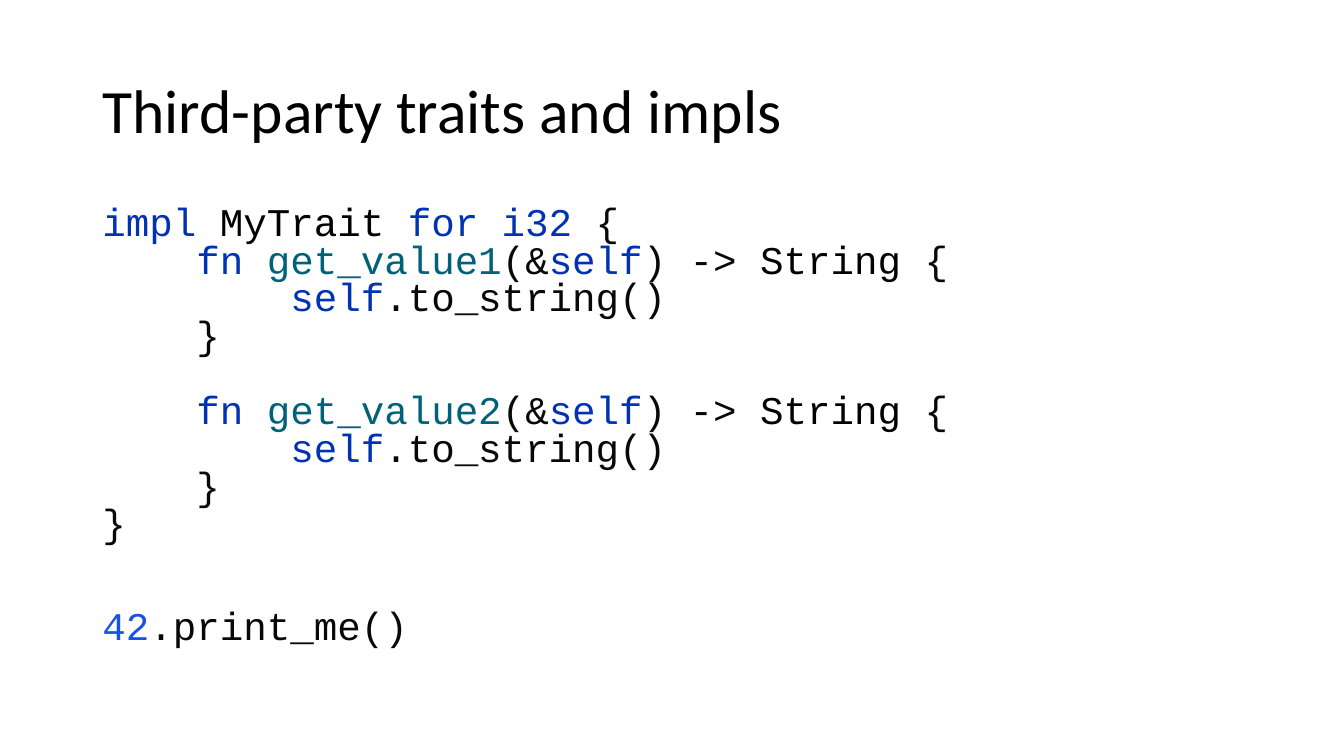
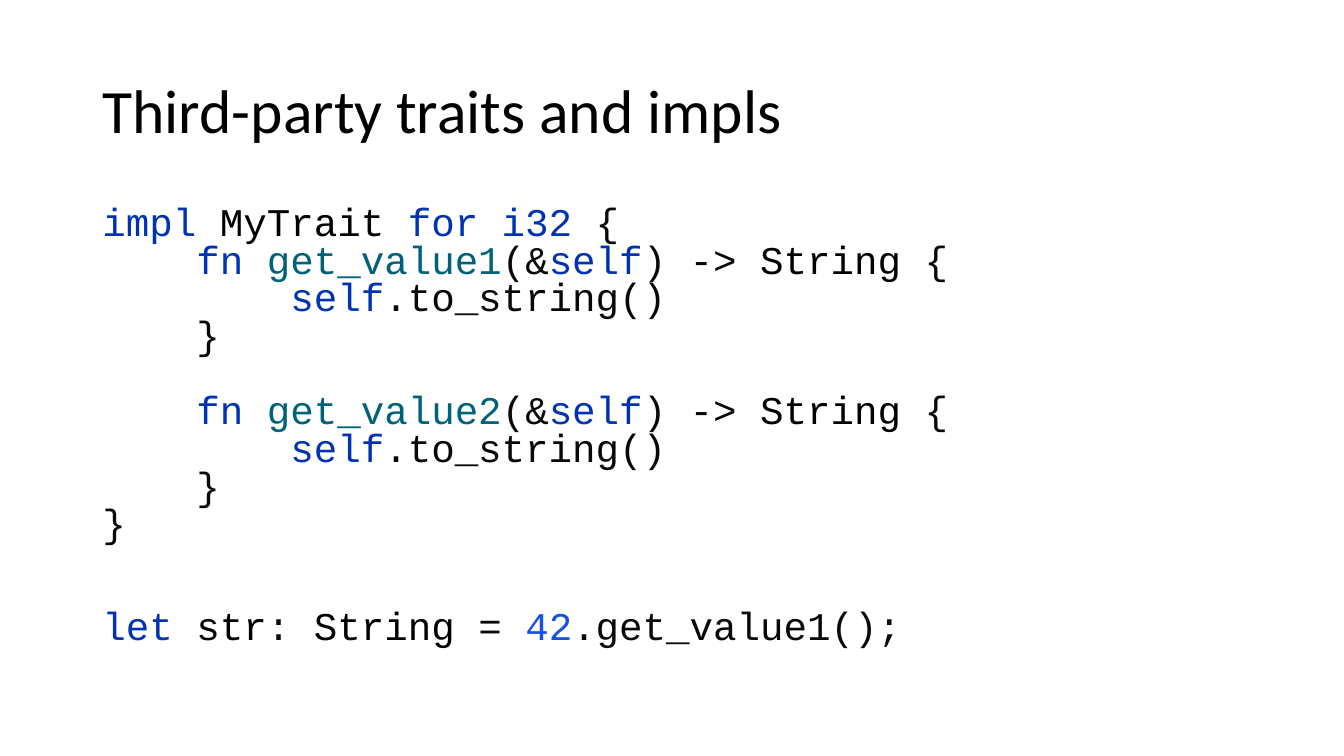
Before and after one commit to kugushev/course-rust-basics, a slide deck: slide 32 of src/04-BuildingBlocks/04-BuildingBlocks.pptx. Drawn at 1344x756 pixels with LibreOffice and Linux fonts; fonts in the diff are those of the drawing. Boxes give left, top, right and bottom in pixels: in the first picture for what was removed or moved away, otherwise in the second. Text is boxed around its words. In the diff, an @@ line names an element or a change of style, - is before the commit and + after.

```diff
--- a/src/04-BuildingBlocks/04-BuildingBlocks.pptx
+++ b/src/04-BuildingBlocks/04-BuildingBlocks.pptx
@@ text at (102,612,901,648): text changed @@
-42.print_me()
+let str: String = 42.get_value1();
```
Also in this commit, not shown: 1 other slide changed, 1 other file.
